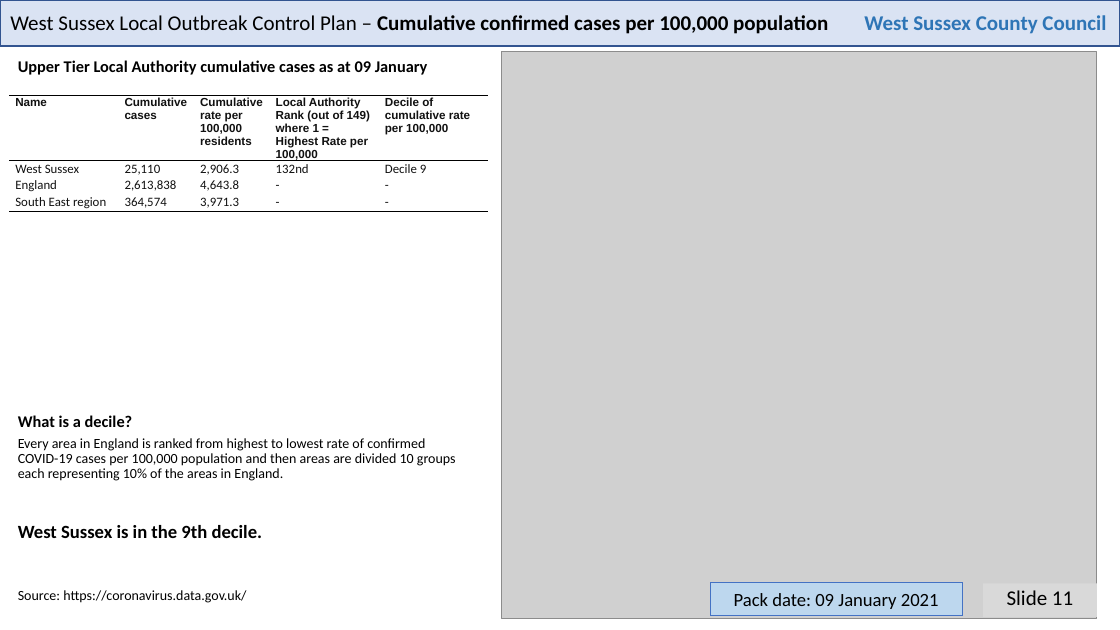
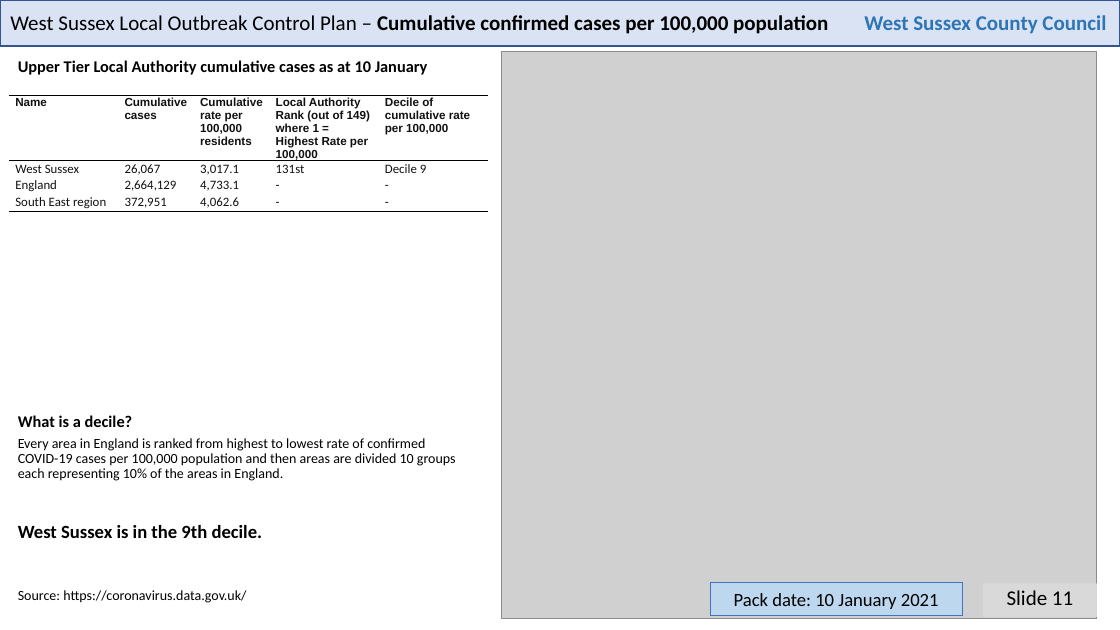
Before and after one commit to psychty/wsx_covid_datapack_public, a slide deck: slide 11 of Latest_West_Sussex_C19_slide_deck.pptx. Drawn at 1120x630 pixels with LibreOffice and Linux fonts; fonts in the diff are those of the drawing; grey boxes stand for pictures. Boxes give left, top, right and bottom in pixels: in the first picture for what was removed or moved away, otherwise in the second. Text is boxed around its words. In the diff, an @@ line names an element or a change of style, - is before the commit and + after.

```diff
--- a/Latest_West_Sussex_C19_slide_deck.pptx
+++ b/Latest_West_Sussex_C19_slide_deck.pptx
@@ text at bbox=[18, 60, 428, 75]: text changed @@
-Upper Tier Local Authority cumulative cases as at 09 January
+Upper Tier Local Authority cumulative cases as at 10 January
@@ table at bbox=[9, 96, 488, 329] @@
-row 2: West Sussex | 25,110 | 2,906.3 | 132nd | Decile 9
+row 2: West Sussex | 26,067 | 3,017.1 | 131st | Decile 9
-row 3, column 2: 2,613,838
+row 3, column 2: 2,664,129
-row 3, column 3: 4,643.8
+row 3, column 3: 4,733.1
-row 4, column 2: 364,574
+row 4, column 2: 372,951
-row 4, column 3: 3,971.3
+row 4, column 3: 4,062.6
@@ text in rectangle at bbox=[734, 593, 939, 609]: text changed @@
-Pack date: 09 January 2021
+Pack date: 10 January 2021
```
Also in this commit, not shown: 21 other slides changed, 45 other files.
